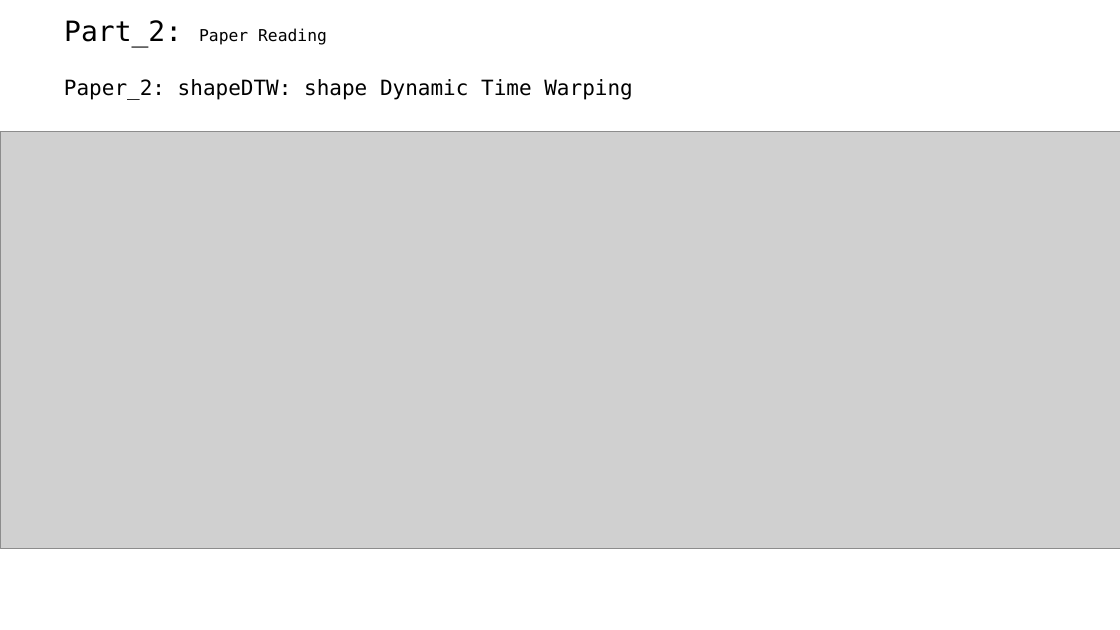
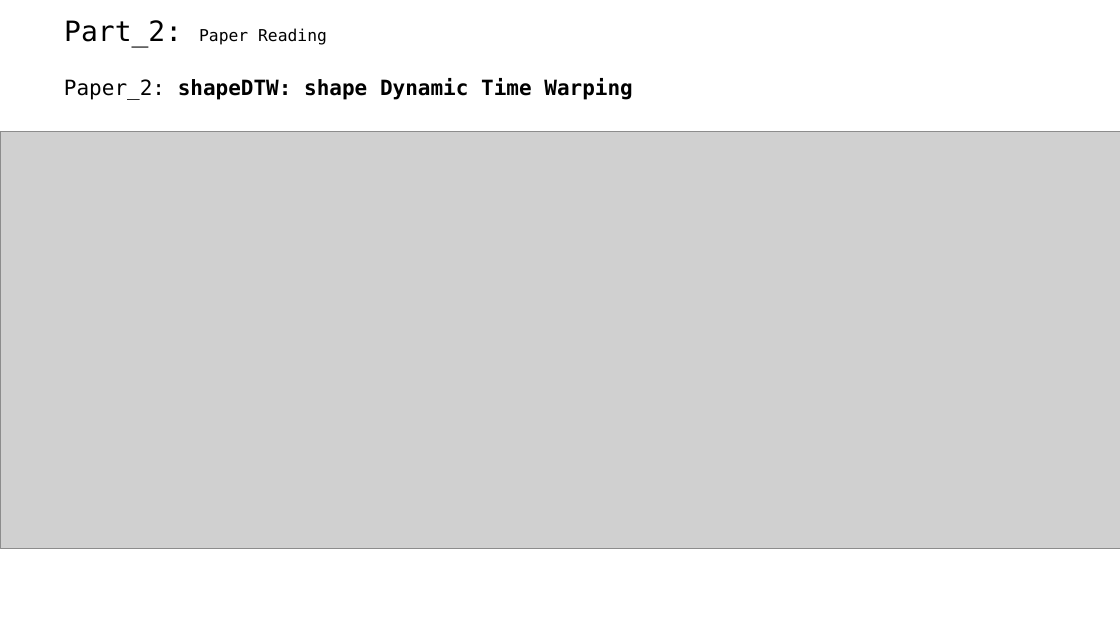
Before and after one commit to A-Big-Tortoise/Presentation, a slide deck: slide 11 of Presentation_1106_JiayuChen.pptx (slide 9 before the commit). Drawn at 1120x630 pixels with LibreOffice and Linux fonts; fonts in the diff are those of the drawing; grey boxes stand for pictures. Boxes give left, top, right and bottom in pixels: in the first picture for what was removed or moved away, otherwise in the second. Text is boxed around its words. In the diff, an @@ line names an element or a change of style, - is before the commit and + after.

```diff
--- a/Presentation_1106_JiayuChen.pptx
+++ b/Presentation_1106_JiayuChen.pptx
@@ text "Paper_2: shapeDTW: shape Dynamic Time ..." at (64,78,632,100): bold on in "shapeDTW: shape Dynamic Time Warping" @@
```
Also in this commit, not shown: 11 other slides changed, 4 slides added, 7 slides removed.
